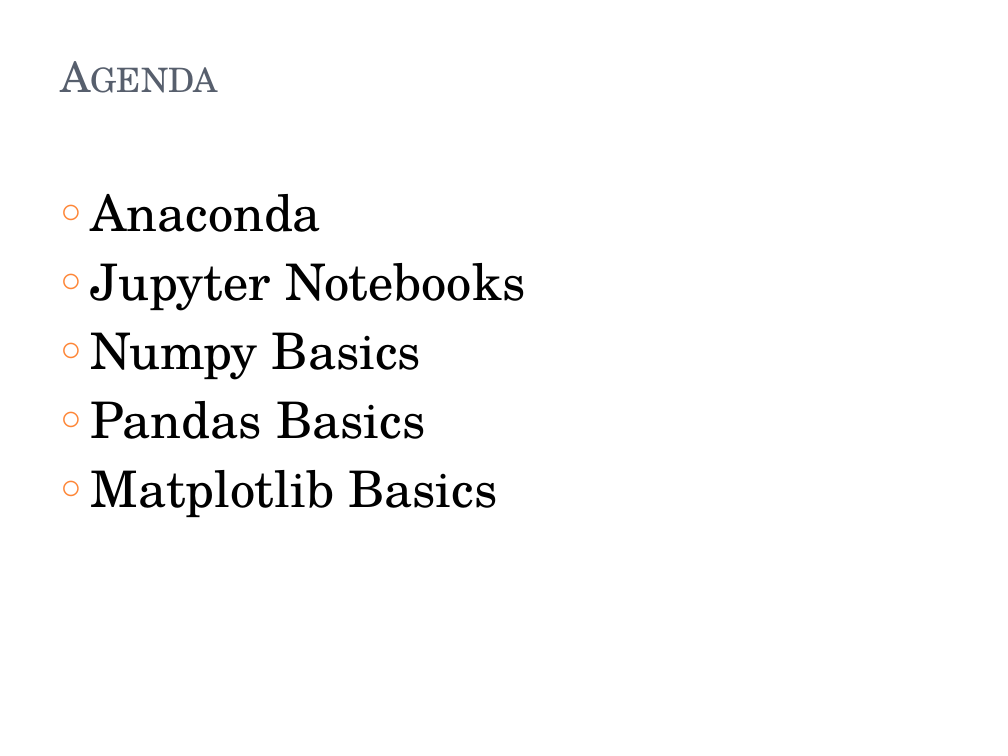
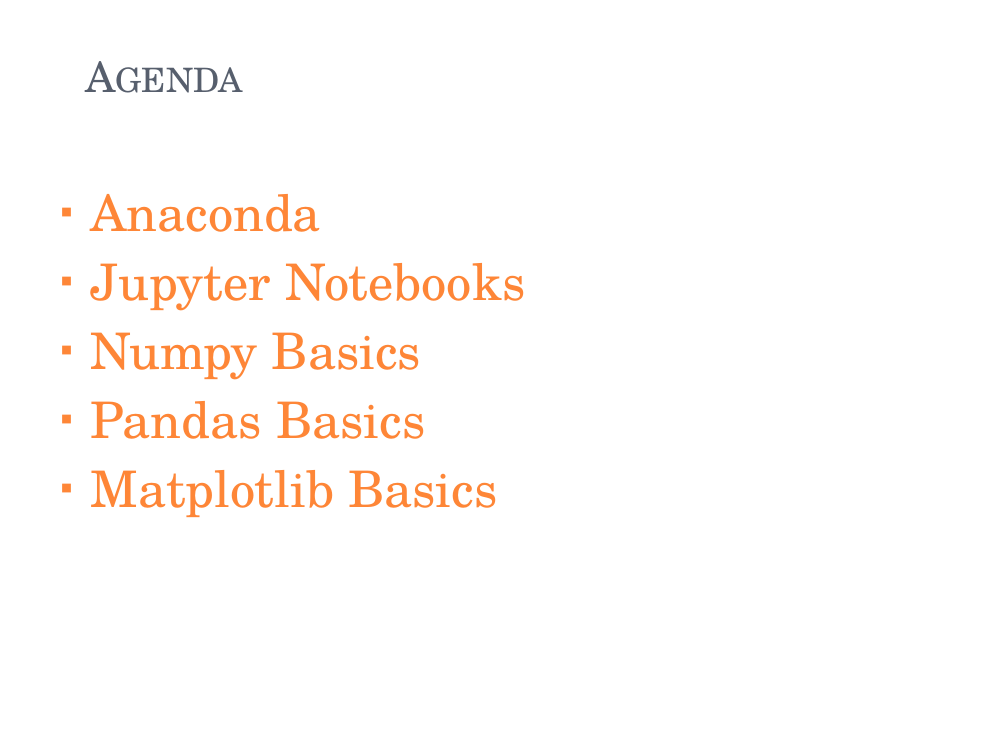
Before and after one commit to RashmivernekarN/ai_with_python_keonics, a slide deck: slide 2 of Module4/Module 4.pptx. Drawn at 1008x756 pixels with LibreOffice and Linux fonts; fonts in the diff are those of the drawing. Boxes give left, top, right and bottom in pixels: in the first picture for what was removed or moved away, otherwise in the second. Text is boxed around its words. In the diff, an @@ line names an element or a change of style, - is before the commit and + after.

```diff
--- a/Module4/Module 4.pptx
+++ b/Module4/Module 4.pptx
@@ title "Agenda" rewrapped from [50,30,874,156] to [76,42,874,156] @@
@@ text "Anaconda" at [91,194,526,517]: text colour #000000 to #FE8637; bullet ○ to ▪ @@
```
Also in this commit, not shown: 6 other slides changed, 3 slides added, 1 slide removed, 10 other files.
